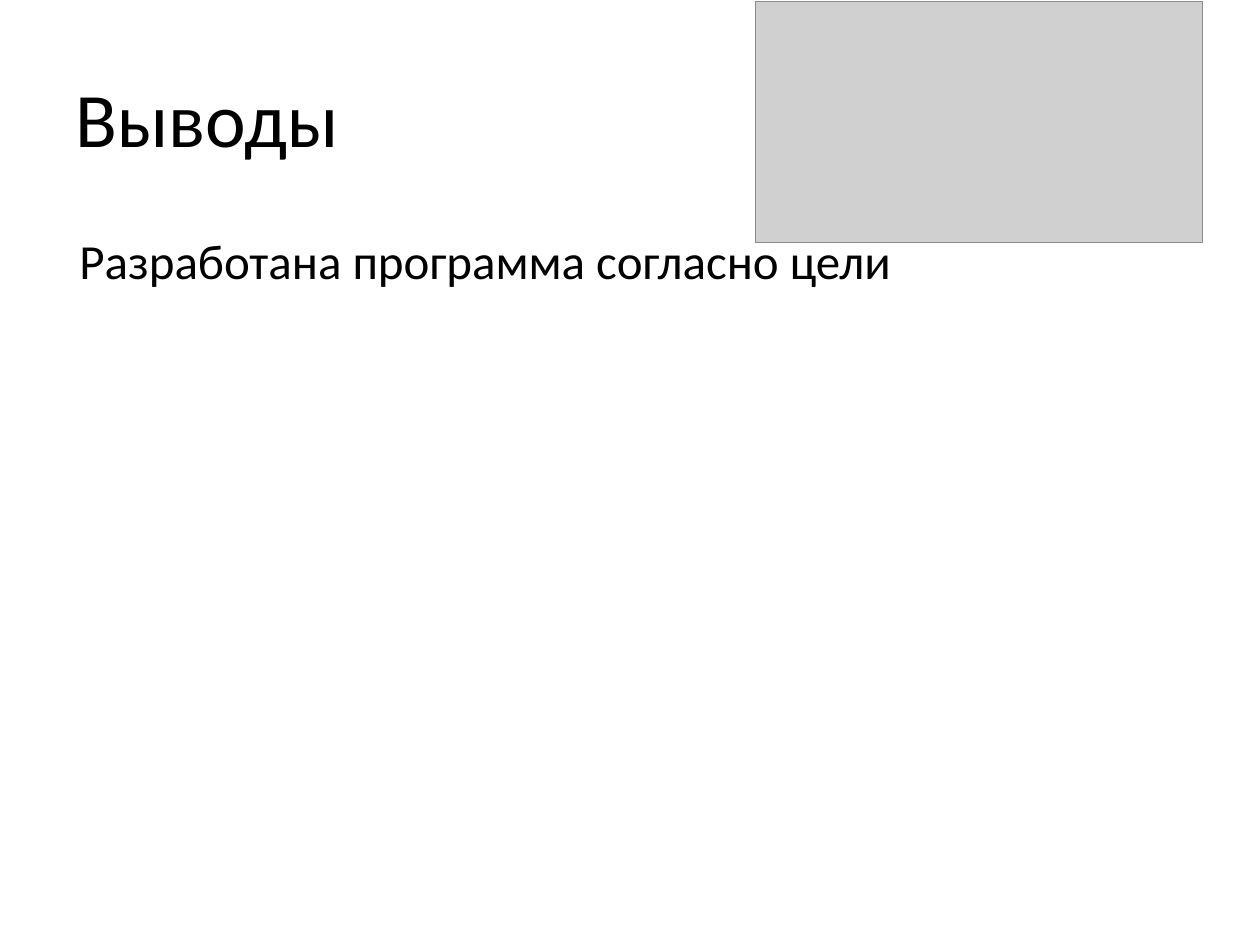
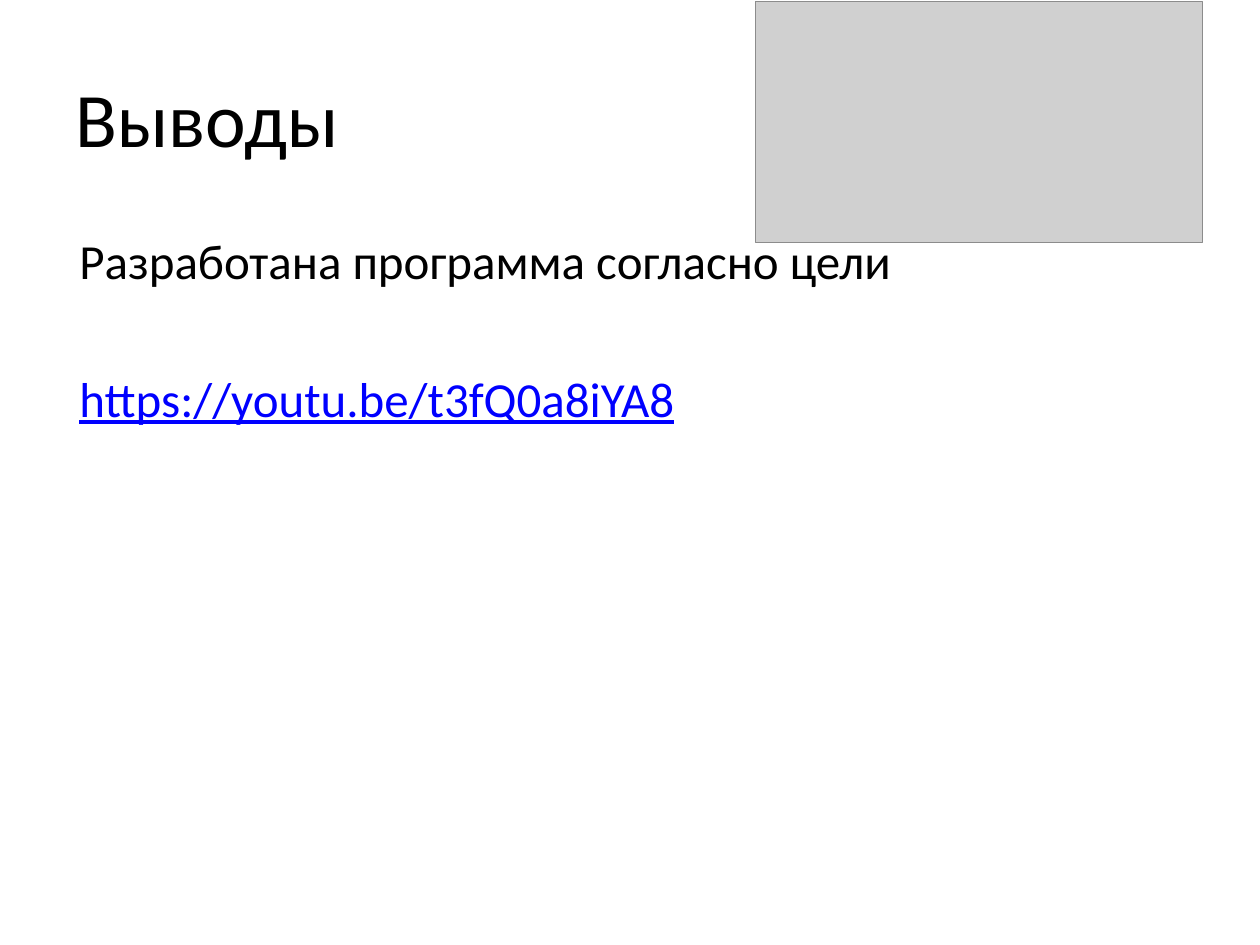
Before and after one commit to novd7/yandex_project2_tetris, a slide deck: slide 10 of defence_of_project/presentation.pptx. Drawn at 1260x945 pixels with LibreOffice and Linux fonts; fonts in the diff are those of the drawing; grey boxes stand for pictures. Boxes give left, top, right and bottom in pixels: in the first picture for what was removed or moved away, otherwise in the second. Text is boxed around its words. In the diff, an @@ line names an element or a change of style, - is before the commit and + after.

```diff
--- a/defence_of_project/presentation.pptx
+++ b/defence_of_project/presentation.pptx
@@ text at [79,383,674,425]: paragraph added @@
+https://youtu.be/t3fQ0a8iYA8
```
Also in this commit, not shown: 1 other file.
